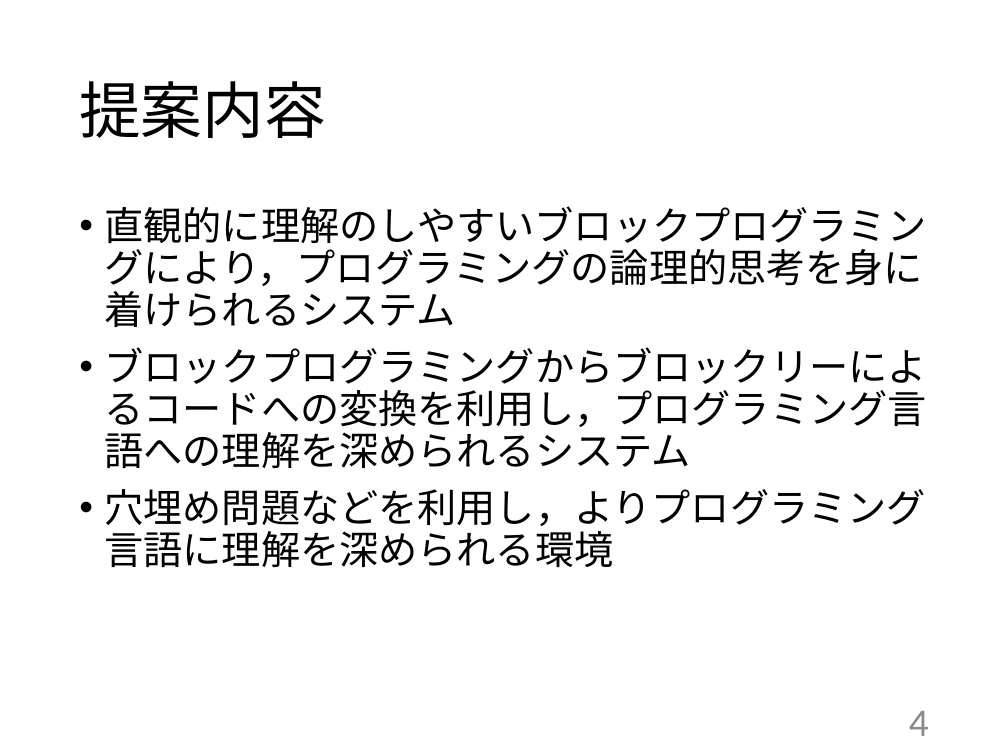
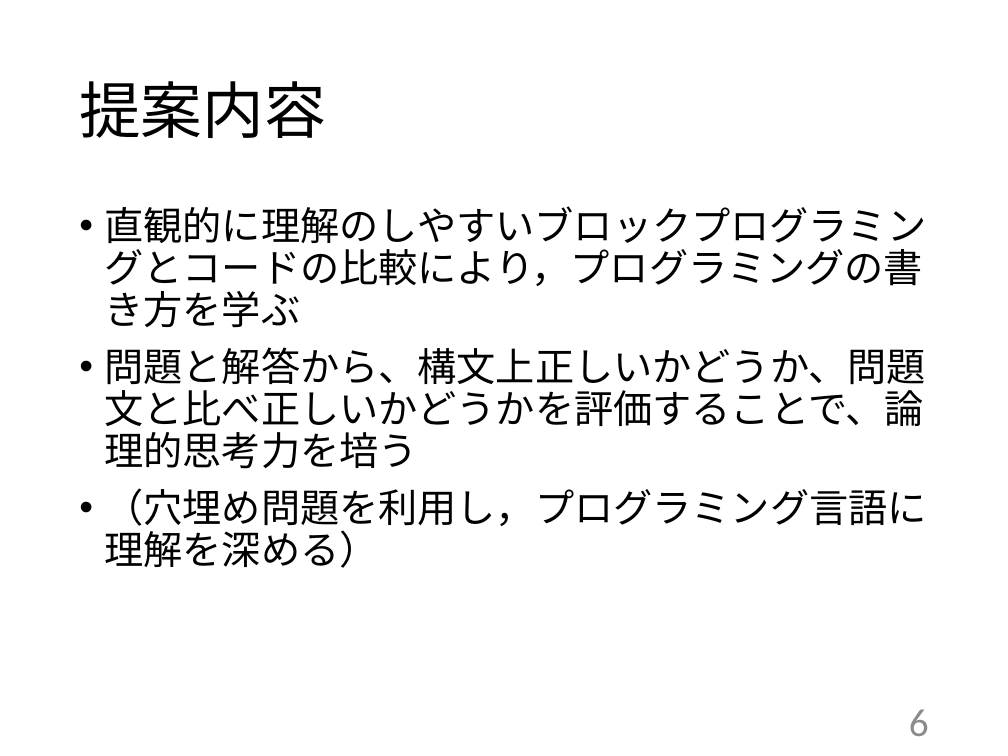
Before and after one commit to kait-takanolab/1821121-shimaoka-thesis, a slide deck: slide 6 of 1821121_shimaoka_sotsuken.pptx (slide 4 before the commit). Drawn at 1008x756 pixels with LibreOffice and Linux fonts; fonts in the diff are those of the drawing. Boxes give left, top, right and bottom in pixels: in the first picture for what was removed or moved away, otherwise in the second. Text is boxed around its words. In the diff, an @@ line names an element or a change of style, - is before the commit and + after.

Commit message:
卒業論文 提案など更新

```diff
--- a/1821121_shimaoka_sotsuken.pptx
+++ b/1821121_shimaoka_sotsuken.pptx
@@ text at bbox=[105, 206, 927, 568]: text changed @@
-• 直観的に理解のしやすいブロックプログラミングにより，プログラミングの論理的思考を身に着けられるシステム
-• ブロックプログラミングからブロックリーによるコードへの変換を利用し，プログラミング言語への理解を深められるシステム
-• 穴埋め問題などを利用し，よりプログラミング言語に理解を深められる環境
+• 直観的に理解のしやすいブロックプログラミングとコードの比較により，プログラミングの書き方を学ぶ
+• 問題と解答から、構文上正しいかどうか、問題文と比べ正しいかどうかを評価することで、論理的思考力を培う
+• （穴埋め問題を利用し，プログラミング言語に理解を深める）
@@ page number at bbox=[909, 709, 929, 736]: text changed @@
-4
+6
```
Also in this commit, not shown: 2 other slides changed, 2 other files.
